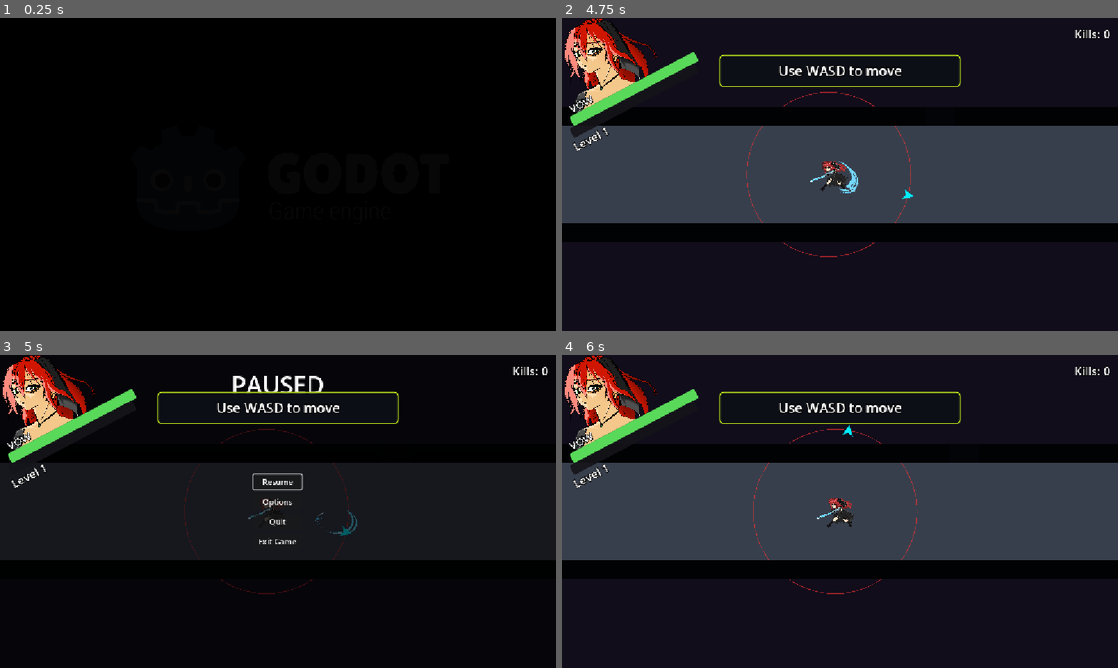
Above: before the commit, frames 1-4 (two rows, left to right).
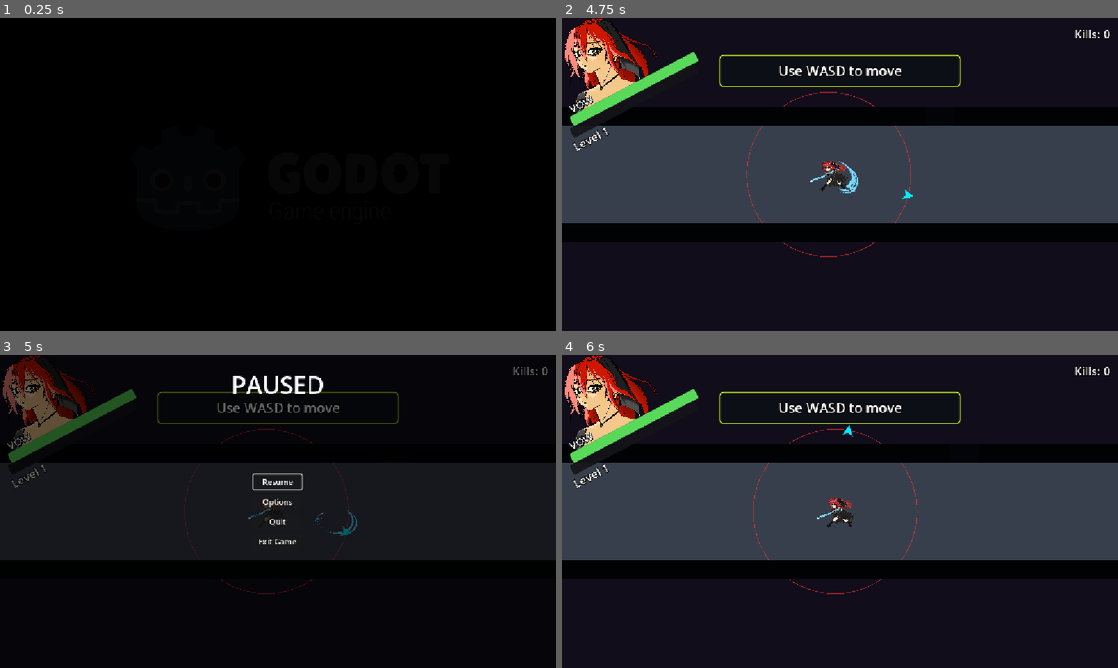
Above: after the commit, the same moments.

Repository: Shaheer-Abbasi/Projekt-Novi
Game: Godot game, scene res://Boot-Splash.tscn
The game is run twice, just before and just after one commit, with the same random seed, the same clock (stepped at 60 frames per second) and the same inputs. Sound files missing from this copy of the repository are replaced by a short silence.
Inputs (mouse positions are in pixels of both pictures, inside the frame that each line leads up to):
- Up to frame 1 (0.25 s): no input
- Up to frame 2 (4.75 s): tap Enter (ui_accept) at 0.5, 0.77, 4.52 s; move the mouse to (962, 158) at 0.52 s; hold D (right) 0.53-1.25 s; tap 1 (ability_1) at 0.6 s; click (962, 158) at 0.67 s; drag from (728, 190) to (812, 237) at 1.27 s; move the mouse to (895, 105) at 2.02 s; hold D (right) 2.03-2.75 s; tap Shift (ability_3) at 2.1 s; click (895, 105) at 2.17 s; drag from (812, 237) to (673, 127) at 2.77 s; click "Skip" at 3.5 s; move the mouse to (1006, 221) at 4.27 s; press the mouse at (1006, 221) at 4.28 s; hold A (left) from 4.28 s (still down)
- Up to frame 3 (5 s): keep holding A (left); tap Escape (pause_menu) at 4.9 s
- Up to frame 4 (6 s): release A (left) at 5 s; release the mouse at (1006, 558) at 5 s; drag from (673, 464) to (756, 433) at 5.02 s; click "Resume" at 5.75 s

Frames 1-2 are identical in both runs. In frame 3, 3.9% of the frame differs, in the area x 0-99%, y 0-43%; in frame 4, nothing differs.

Commit message:
Fixed pause-menu with UI layering and added the logo to the press start section
The logo needs to be centered so it looks nicer

Diff:
--- a/projekt-novi/scenes/Levels/1.tscn
+++ b/projekt-novi/scenes/Levels/1.tscn
@@ -133,6 +133,7 @@
 volume_db = -20.07
 pitch_scale = 0.65
 autoplay = true
+bus = &"Music"
 parameters/looping = true
 
 [node name="Cyberdoc" parent="." unique_id=1404802358 instance=ExtResource("18_1g8ht")]
--- a/projekt-novi/scenes/TempScenes/pause_menu.tscn
+++ b/projekt-novi/scenes/TempScenes/pause_menu.tscn
@@ -218,10 +218,9 @@
 
 [node name="Controls" type="CanvasLayer" parent="." unique_id=1600097151]
 process_mode = 3
-layer = 2
+layer = 101
 
 [node name="InputSettings" parent="Controls" unique_id=1379340192 instance=ExtResource("2_t67kt")]
-visible = false
 anchors_preset = 8
 anchor_left = 0.5
 anchor_top = 0.5
--- a/projekt-novi/scenes/tutorial_mission.tscn
+++ b/projekt-novi/scenes/tutorial_mission.tscn
@@ -2,7 +2,7 @@
 
 [ext_resource type="Script" uid="uid://c06vyog004ceh" path="res://scripts/StoryScripts/story_level.gd" id="1_vqh77"]
 [ext_resource type="PackedScene" uid="uid://fotc0fmi5yq" path="res://scenes/MainMenuScenes/main_menu.tscn" id="2_4h14o"]
-[ext_resource type="Texture2D" uid="uid://by6b4g5e74y26" path="res://assets/Background/ProjektNoVI_Logo.png" id="2_i1tqh"]
+[ext_resource type="Texture2D" uid="uid://c6qaykjveosqt" path="res://assets/Background/ProjektNoVI_Logo_New.png" id="3_4h14o"]
 [ext_resource type="Script" uid="uid://nvmfry0iqlen" path="res://scripts/StoryScripts/story_encounter.gd" id="3_6j7xg"]
 [ext_resource type="Script" uid="uid://d0kdaple4nudy" path="res://scripts/StoryScripts/ui_skin.gd" id="3_o1bmy"]
 [ext_resource type="Script" uid="uid://cdxvt3kpki35h" path="res://scripts/StoryScripts/dialogue_speaker.gd" id="4_403yp"]
@@ -211,7 +211,7 @@
 intro_run_to = NodePath("RunTo")
 level_complete_text = ""
 show_logo_at_end = true
-ending_logo = ExtResource("2_i1tqh")
+ending_logo = ExtResource("3_4h14o")
 mark_tutorial_done = true
 cant_lose = true
 allow_tab_skip = true
@@ -1642,6 +1642,8 @@
 stream = ExtResource("15_7uoqk")
 volume_db = -25.0
 autoplay = true
+bus = &"Music"
 parameters/looping = true
 
 [node name="PauseMenu" parent="." unique_id=2116919453 instance=ExtResource("16_4h14o")]
+layer = 100
--- a/projekt-novi/scripts/Temp_Scripts/pause_menu.gd
+++ b/projekt-novi/scripts/Temp_Scripts/pause_menu.gd
@@ -117,9 +117,6 @@
 	options_panel.visible = false
 	controls_menu.visible = true
 	main_buttons.visible = false
-	print("Controls pressed | InputSettings in tree: ", controls_menu.is_visible_in_tree(),
-		" | size: ", controls_menu.size,
-		" | parent: ", controls_menu.get_parent().name, " visible: ", controls_menu.get_parent().visible)
 	_focus_first(controls_menu)
 
 
Not shown, changed: projekt-novi/assets/Music/swordslash.mp3.import
Not shown: 2 places in projekt-novi/scenes/MainMenuScenes/main_menu.tscn that only renumber resources
Not shown: 2 places in projekt-novi/scenes/tutorial_mission.tscn that only renumber resources
